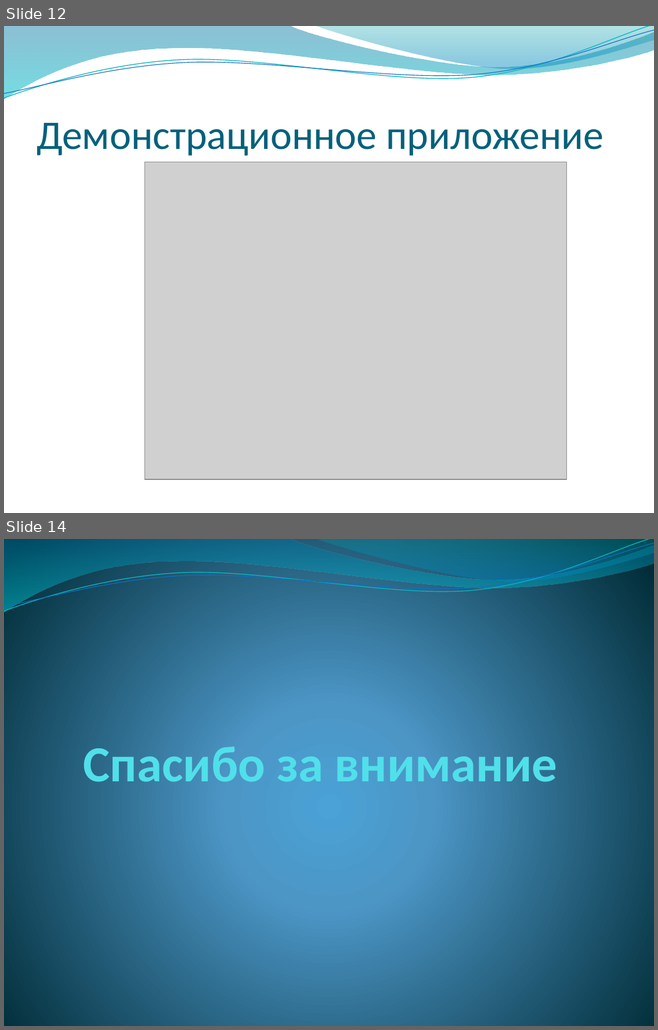
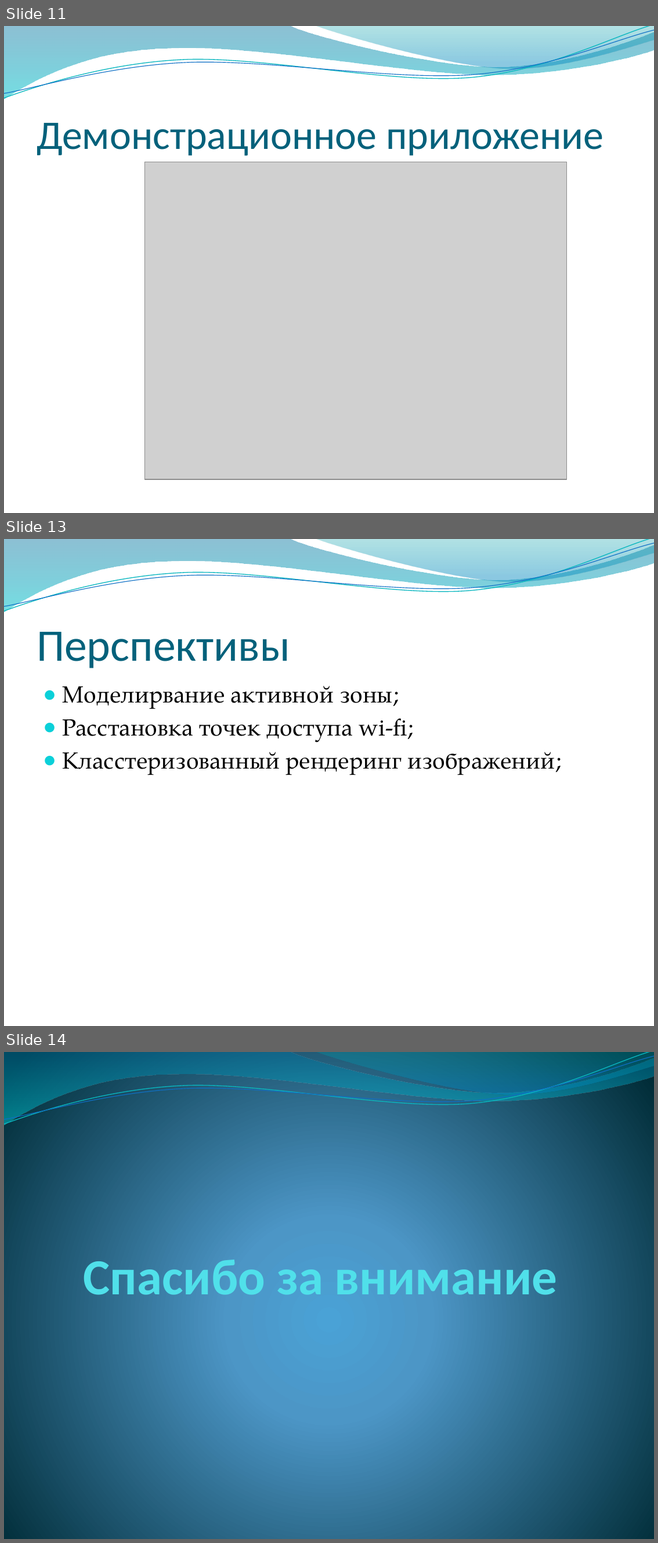
Before and after one commit to djbelyak/Optix-Research, a slide deck: Report/presentation.pptx. Shown one above the other, each under a label of ours: slides 12 and 14 before the commit, slides 11, 13 and 14 after it; the slides between them are not shown. The pictures are 658x1030 and 658x1543 pixels, drawn with LibreOffice and Linux fonts; fonts in the diff are those of the drawing; grey boxes stand for pictures; background and template pictures are left out. Boxes give left, top, right and bottom in pixels: in the first picture for what was removed or moved away, otherwise in the second. Text is boxed around its words. In the diff, an @@ line names an element or a change of style, - is before the commit and + after.

```diff
--- a/Report/presentation.pptx
+++ b/Report/presentation.pptx
@@ slide 13 added at [4, 539, 654, 1026], background picture (left out); not listed: 4 template elements that a slide beside it also shows @@
@@ title added at [36, 632, 290, 668], 50 pt, text #04617B @@
+Перспективы
@@ text added at [63, 686, 554, 774], 26 pt, text #000000 @@
+● Моделирвание активной зоны;
+● Расстановка точек доступа wi-fi;
+● Класстеризованный рендеринг изображений;
@@ what was slide 12 is now slide 11 @@
```
Also in this commit, not shown: 9 slides changed, 1 other slide added, 2 slides removed, 1 other file.
